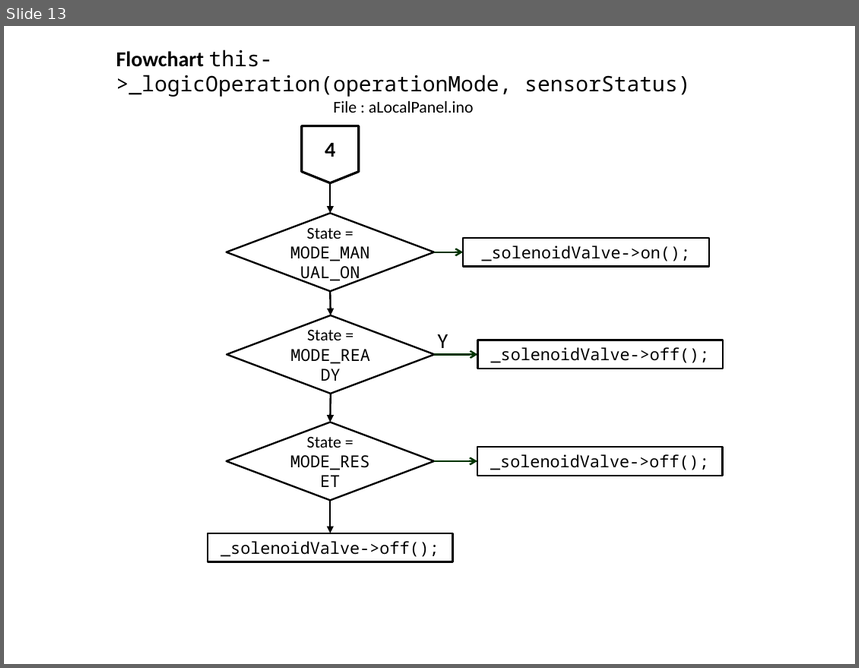
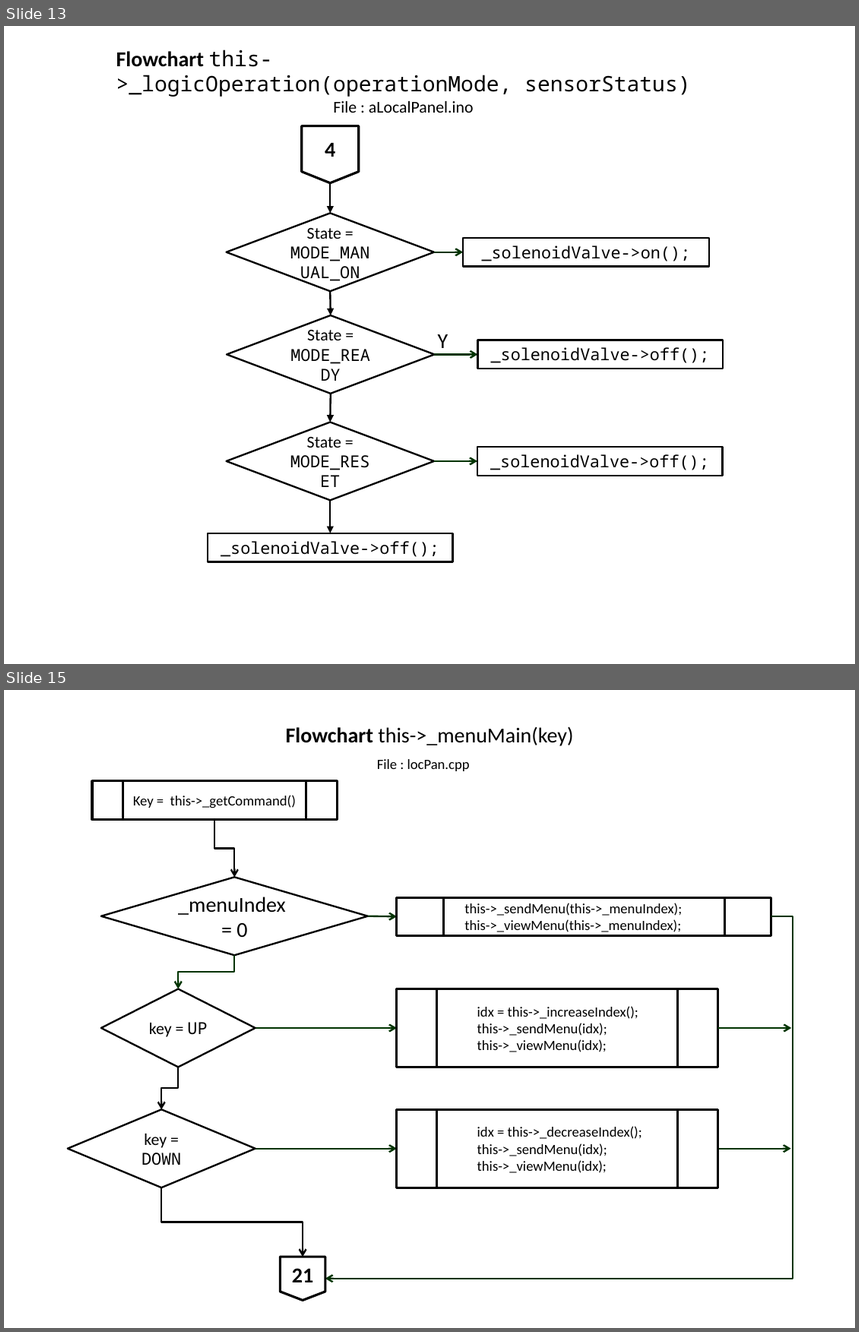
Before and after one commit to slametsampon/WFPS, a slide deck: resources/WFPS.pptx. Shown one above the other, each under a label of ours: slide 13 before the commit, slides 13 and 15 after it; the slides between them are not shown. The pictures are 859x668 and 859x1332 pixels, drawn with LibreOffice and Linux fonts; fonts in the diff are those of the drawing; background and template pictures are left out. Boxes give left, top, right and bottom in pixels: in the first picture for what was removed or moved away, otherwise in the second. Text is boxed around its words. In the diff, an @@ line names an element or a change of style, - is before the commit and + after.

Commit message:
Update Flowchart _locPan->menu()

```diff
--- a/resources/WFPS.pptx
+++ b/resources/WFPS.pptx
@@ slide 15 added at <box>4,690,855,1328</box>, background picture (left out) @@
@@ title added at <box>286,726,573,746</box>, 18 pt, text #000000 @@
+Flowchart this->_menuMain(key)
@@ text added at <box>377,759,470,771</box>, 12 pt, text #000000 @@
+File : locPan.cpp
@@ flow chart predefined process added at <box>92,781,338,819</box>, outline #000000 2 pt, 12 pt, text #000000 @@
+Key = this->_getCommand()
@@ elbow arrow added from (215, 819) to (235, 877), #000000 1.5 pt @@
@@ diamond added at <box>101,877,367,955</box>, outline #000000 1.5 pt, 18 pt, text #000000 @@
+_menuIndex = 0
@@ elbow arrow added from (772, 916) to (325, 1279), #003300 1.5 pt @@
@@ arrow added from (367, 916) to (397, 916), #003300 1.5 pt @@
@@ flow chart predefined process added at <box>397,897,772,935</box>, outline #000000 2 pt, 12 pt, text #000000 @@
+this->_sendMenu(this->_menuIndex);
+this->_viewMenu(this->_menuIndex);
@@ elbow arrow added from (235, 955) to (179, 989), #003300 1.5 pt @@
@@ diamond added at <box>101,989,255,1067</box>, outline #000000 1.5 pt, 14 pt, text #000000 @@
+key = UP
@@ flow chart predefined process added at <box>397,989,718,1067</box>, outline #000000 2 pt, 12 pt, text #000000 @@
+idx = this->_increaseIndex();
+this->_sendMenu(idx);
+this->_viewMenu(idx);
@@ arrow added from (255, 1028) to (397, 1028), #003300 1.5 pt @@
@@ arrow added from (718, 1028) to (791, 1028), #003300 1.5 pt @@
@@ elbow arrow added from (179, 1067) to (161, 1110), #000000 1.5 pt @@
@@ diamond added at <box>68,1110,255,1188</box>, outline #000000 1.5 pt, 14 pt, text #000000 @@
+key = DOWN
@@ flow chart predefined process added at <box>397,1110,718,1188</box>, outline #000000 2 pt, 12 pt, text #000000 @@
+idx = this->_decreaseIndex();
+this->_sendMenu(idx);
+this->_viewMenu(idx);
@@ arrow added from (255, 1149) to (397, 1149), #003300 1.5 pt @@
@@ arrow added from (718, 1149) to (791, 1149), #003300 1.5 pt @@
@@ elbow arrow added from (161, 1188) to (303, 1257), #000000 1.5 pt @@
@@ flow chart offpage connector added at <box>280,1257,325,1300</box>, outline #000000 2 pt, 18 pt, text #000000, bold @@
+21
```
Also in this commit, not shown: 9 slides changed, 1 other slide added.
